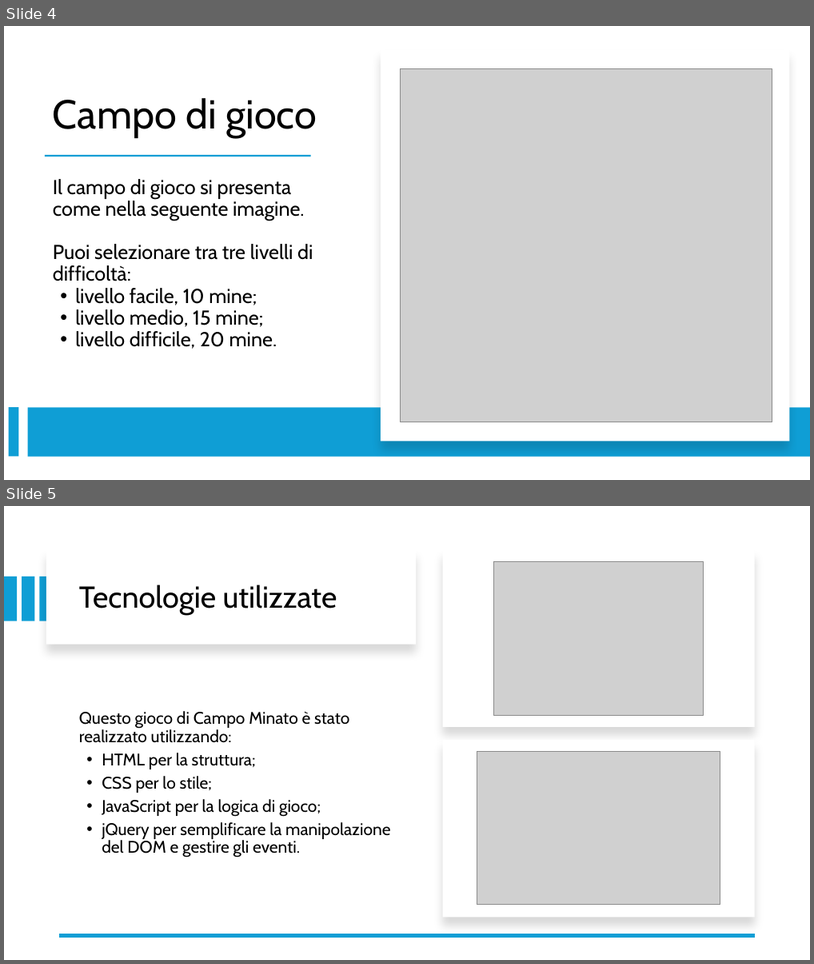
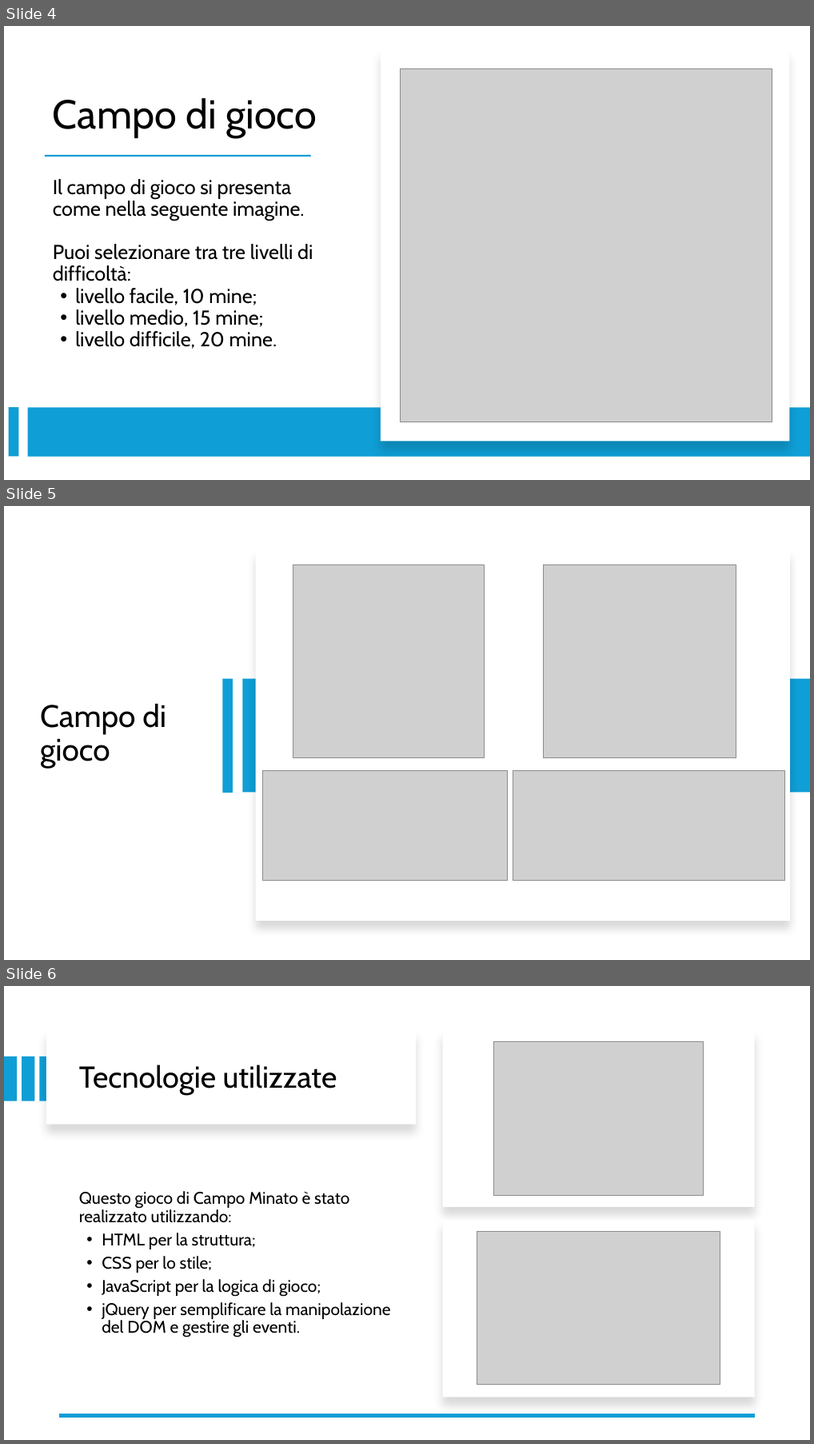
Before and after one commit to lucabertiato/lucabertiato.github.io, a slide deck: campo_minato/docs/campo_minato.pptx. Shown one above the other, each under a label of ours: slides 4 and 5 before the commit, slides 4, 5 and 6 after it. The pictures are 814x964 and 814x1444 pixels, drawn with LibreOffice and Linux fonts; fonts in the diff are those of the drawing; grey boxes stand for pictures. Boxes give left, top, right and bottom in pixels: in the first picture for what was removed or moved away, otherwise in the second. Text is boxed around its words. In the diff, an @@ line names an element or a change of style, - is before the commit and + after.

```diff
--- a/campo_minato/docs/campo_minato.pptx
+++ b/campo_minato/docs/campo_minato.pptx
@@ slide 5 added at [4, 506, 810, 960], background #FFFFFF @@
@@ rectangle added at [256, 550, 790, 920], fill #FFFFFF @@
@@ picture added at [294, 564, 485, 758] @@
@@ picture added at [544, 564, 737, 758] @@
@@ rectangle added at [222, 679, 233, 792], fill #0F9ED5 @@
@@ rectangle added at [242, 679, 810, 792], fill #0F9ED5 @@
@@ text added at [40, 704, 166, 768], 37 pt, text #000000 @@
+Campo di gioco
@@ picture added at [263, 770, 508, 880] @@
@@ picture added at [513, 770, 785, 880] @@
@@ what was slide 5 is now slide 6 @@
```
Also in this commit, not shown: 1 other slide added, 5 other files.
